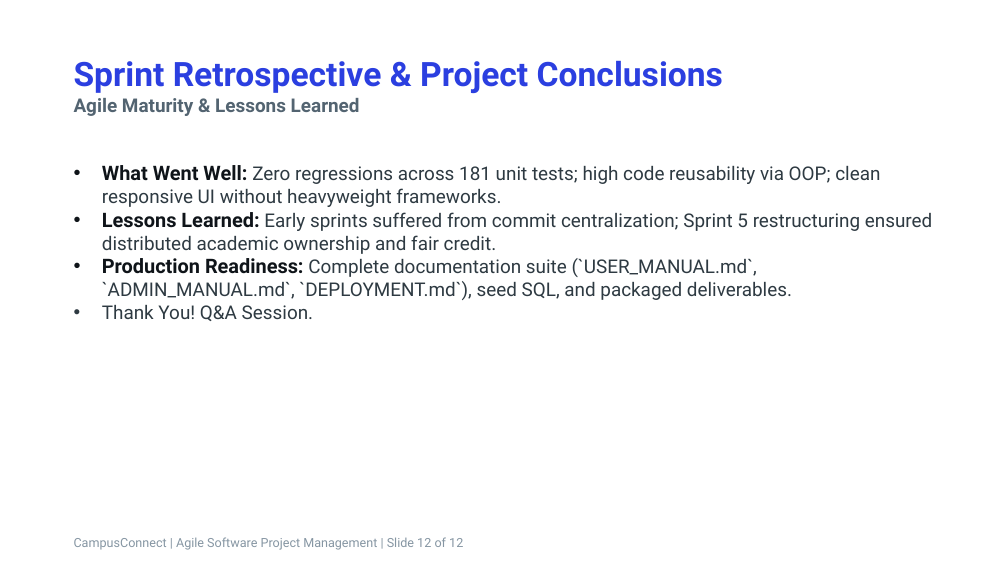
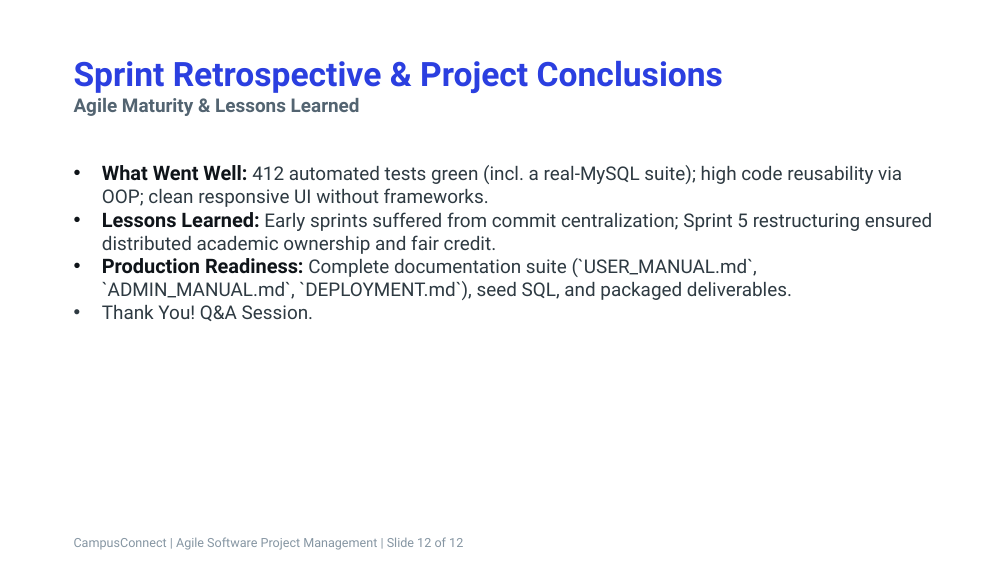
Before and after one commit to muddassir1935/ASPM-PROJECT-, a slide deck: slide 12 of AIR_Presentation.pptx. Drawn at 1008x567 pixels with LibreOffice and Linux fonts; fonts in the diff are those of the drawing. Boxes give left, top, right and bottom in pixels: in the first picture for what was removed or moved away, otherwise in the second. Text is boxed around its words. In the diff, an @@ line names an element or a change of style, - is before the commit and + after.

```diff
--- a/AIR_Presentation.pptx
+++ b/AIR_Presentation.pptx
@@ text at (102,165,902,207): text changed @@
-• What Went Well: Zero regressions across 181 unit tests; high code reusability via OOP; clean responsive UI without heavyweight frameworks.
+• What Went Well: 412 automated tests green (incl. a real-MySQL suite); high code reusability via OOP; clean responsive UI without frameworks.
```
Also in this commit, not shown: 4 other slides changed, 5 other files.
